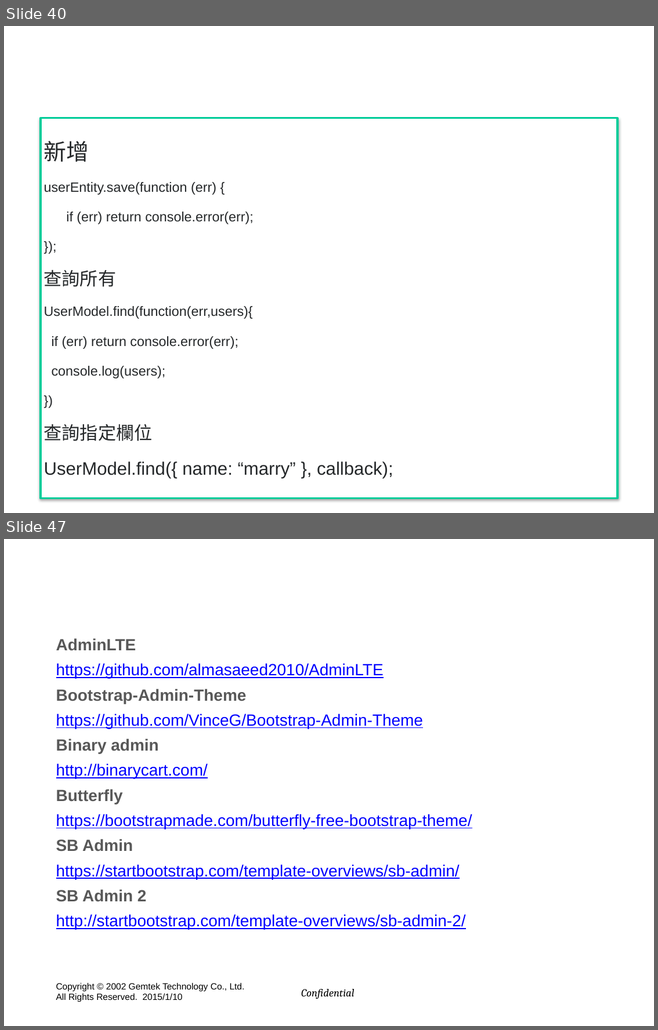
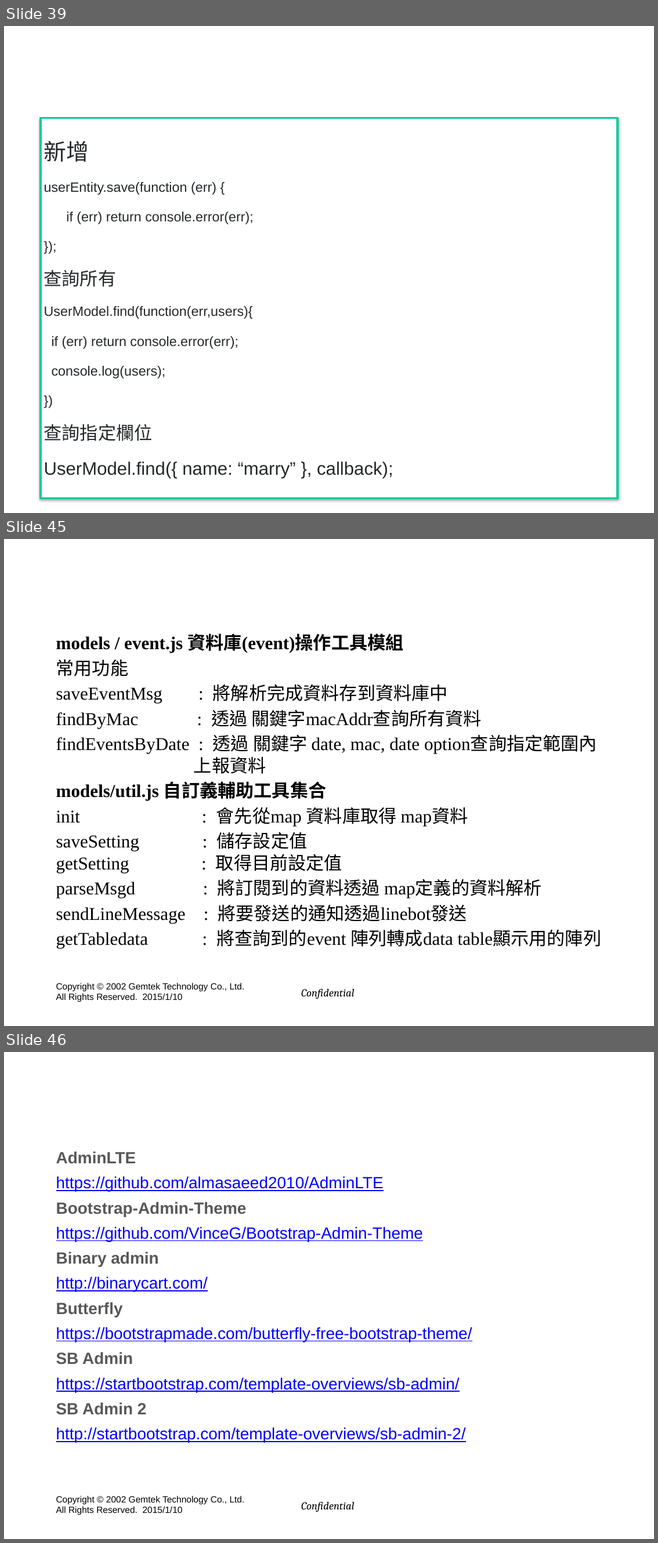
Before and after one commit to hyper570908/nodeDemo, a slide deck: doc/GIot_Session(win7).pptx. Shown one above the other, each under a label of ours: slides 40 and 47 before the commit, slides 39, 45 and 46 after it; the slides between them are not shown. The pictures are 658x1030 and 658x1543 pixels, drawn with LibreOffice and Linux fonts; fonts in the diff are those of the drawing; background and template pictures are left out. Boxes give left, top, right and bottom in pixels: in the first picture for what was removed or moved away, otherwise in the second. Text is boxed around its words. In the diff, an @@ line names an element or a change of style, - is before the commit and + after.

Commit message:
[0.05]修改流程及簡報及增加設定頁

```diff
--- a/doc/GIot_Session(win7).pptx
+++ b/doc/GIot_Session(win7).pptx
@@ slide 45 added at <box>4,539,654,1026</box>, background picture (left out); not listed: 2 template elements that a slide beside it also shows @@
@@ title added at <box>53,539,605,603</box>, 48 pt, text #FFFFFF @@
+自定義模組功能說明
@@ text added at <box>56,634,601,948</box>, 20 pt, text #000000 @@
+models / event.js 資料庫(event)操作工具模組
+常用功能
+saveEventMsg : 將解析完成資料存到資料庫中
+findByMac : 透過 關鍵字macAddr查詢所有資料
+findEventsByDate : 透過 關鍵字 date, mac, date option查詢指定範圍內
+上報資料
+models/util.js 自訂義輔助工具集合
+init : 會先從map 資料庫取得 map資料
+saveSetting : 儲存設定值
+getSetting : 取得目前設定值
+parseMsgd : 將訂閱到的資料透過 map定義的資料解析
+sendLineMessage : 將要發送的通知透過linebot發送
+getTabledata : 將查詢到的event 陣列轉成data table顯示用的陣列
@@ what was slide 40 is now slide 39 @@
@@ what was slide 47 is now slide 46 @@
```
Also in this commit, not shown: 17 slides changed, 8 other slides added, 4 slides removed, 27 other files.
